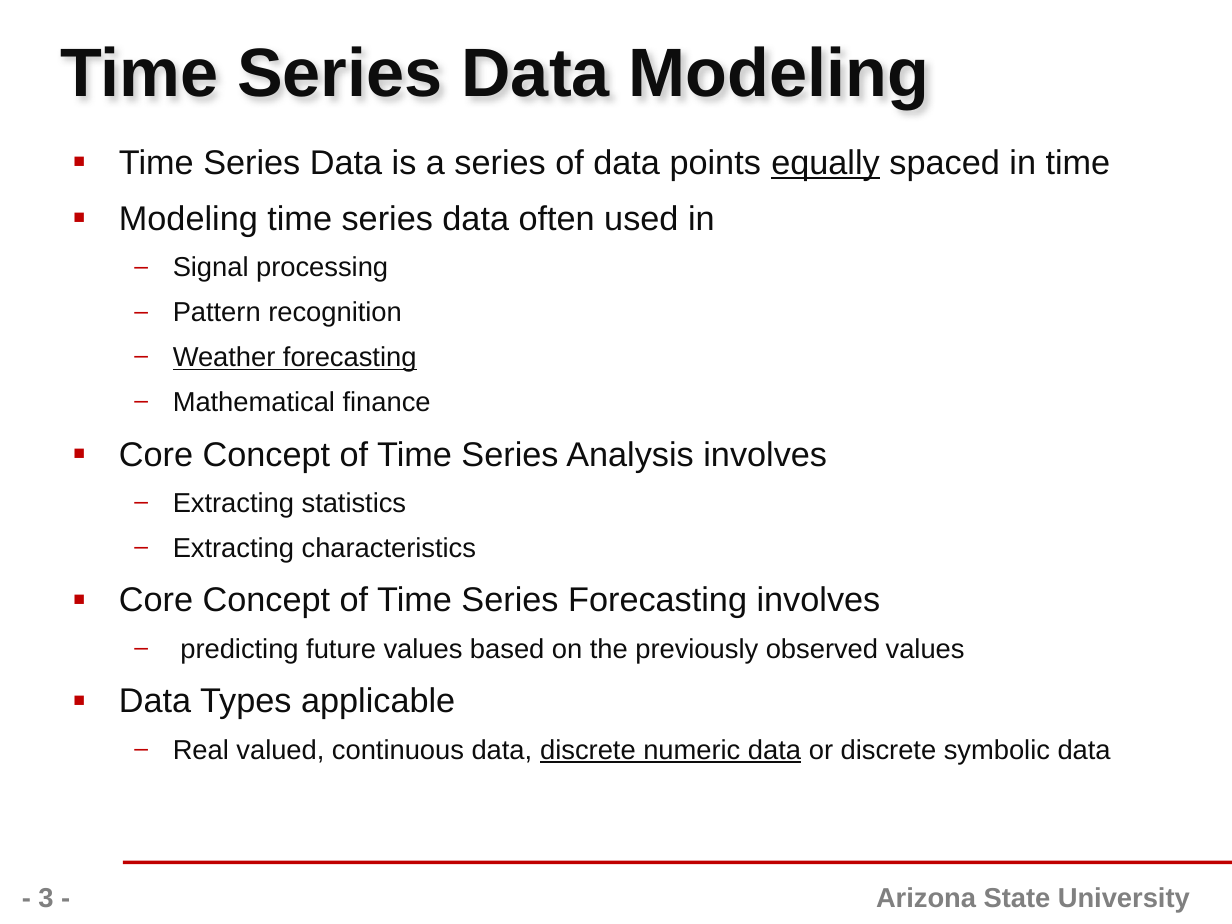
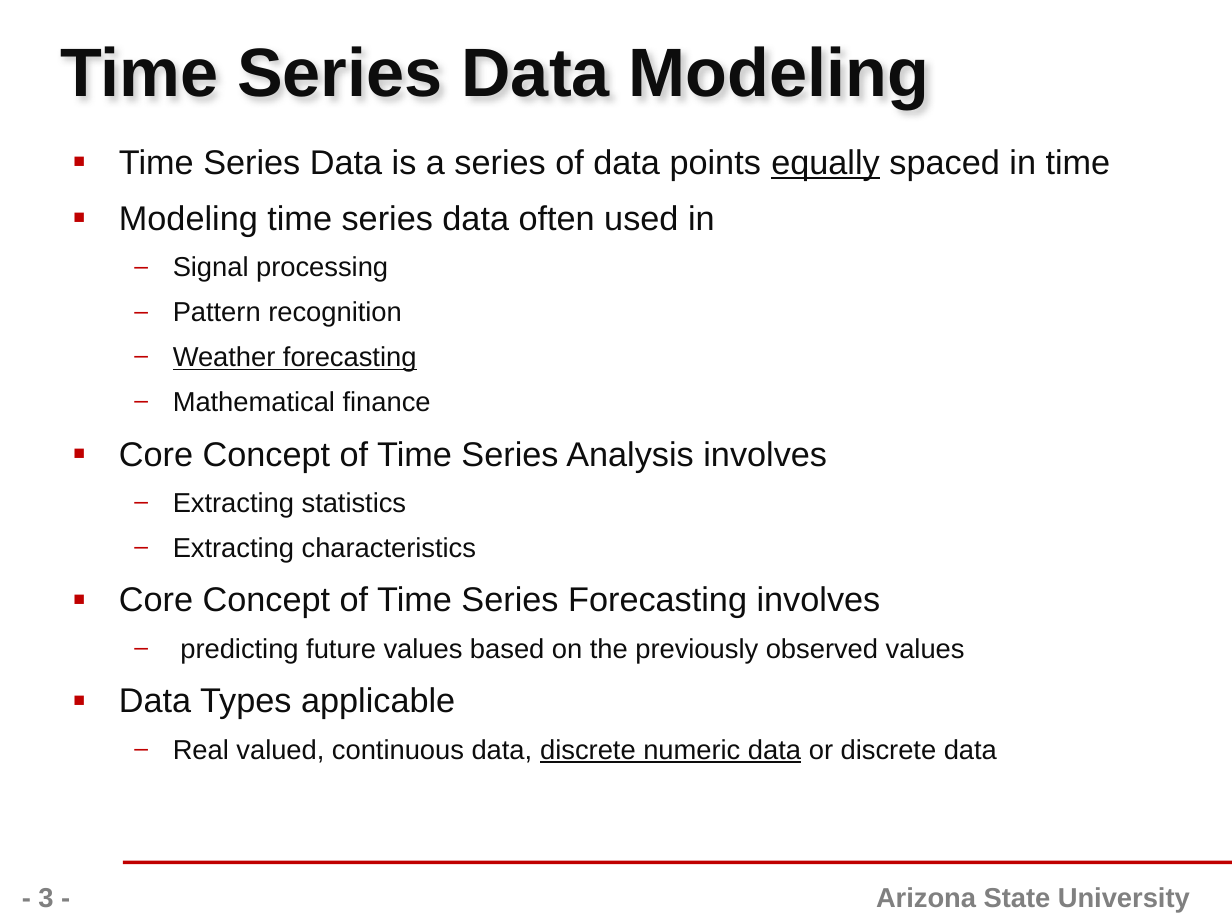
Before and after one commit to yeskarthik/WeatherForecastingSML, a slide deck: slide 3 of Presentation/575-ClassProject-Template.pptx. Drawn at 1232x924 pixels with LibreOffice and Linux fonts; fonts in the diff are those of the drawing; background and template pictures are left out. Boxes give left, top, right and bottom in pixels: in the first picture for what was removed or moved away, otherwise in the second. Text is boxed around its words. In the diff, an @@ line names an element or a change of style, - is before the commit and + after.

Commit message:
Images and Resutls of ARIMA model for DAL and SEA, updated presentation

```diff
--- a/Presentation/575-ClassProject-Template.pptx
+++ b/Presentation/575-ClassProject-Template.pptx
@@ text at [173,739,997,763]: text changed @@
-  – Real valued, continuous data, discrete numeric data or discrete symbolic data
+  – Real valued, continuous data, discrete numeric data or discrete data
```
Also in this commit, not shown: 1 other slide changed, 1 slide added, 5 other files.
